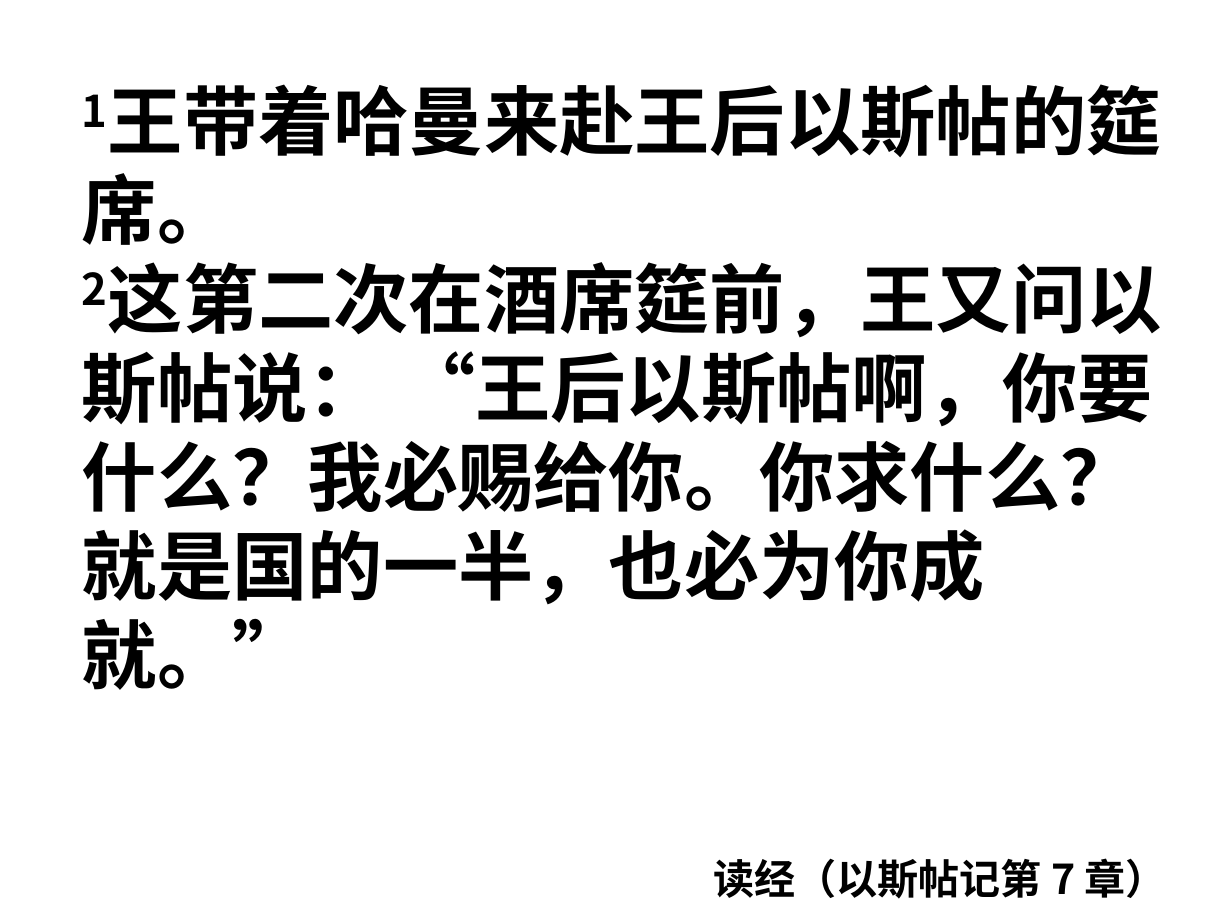
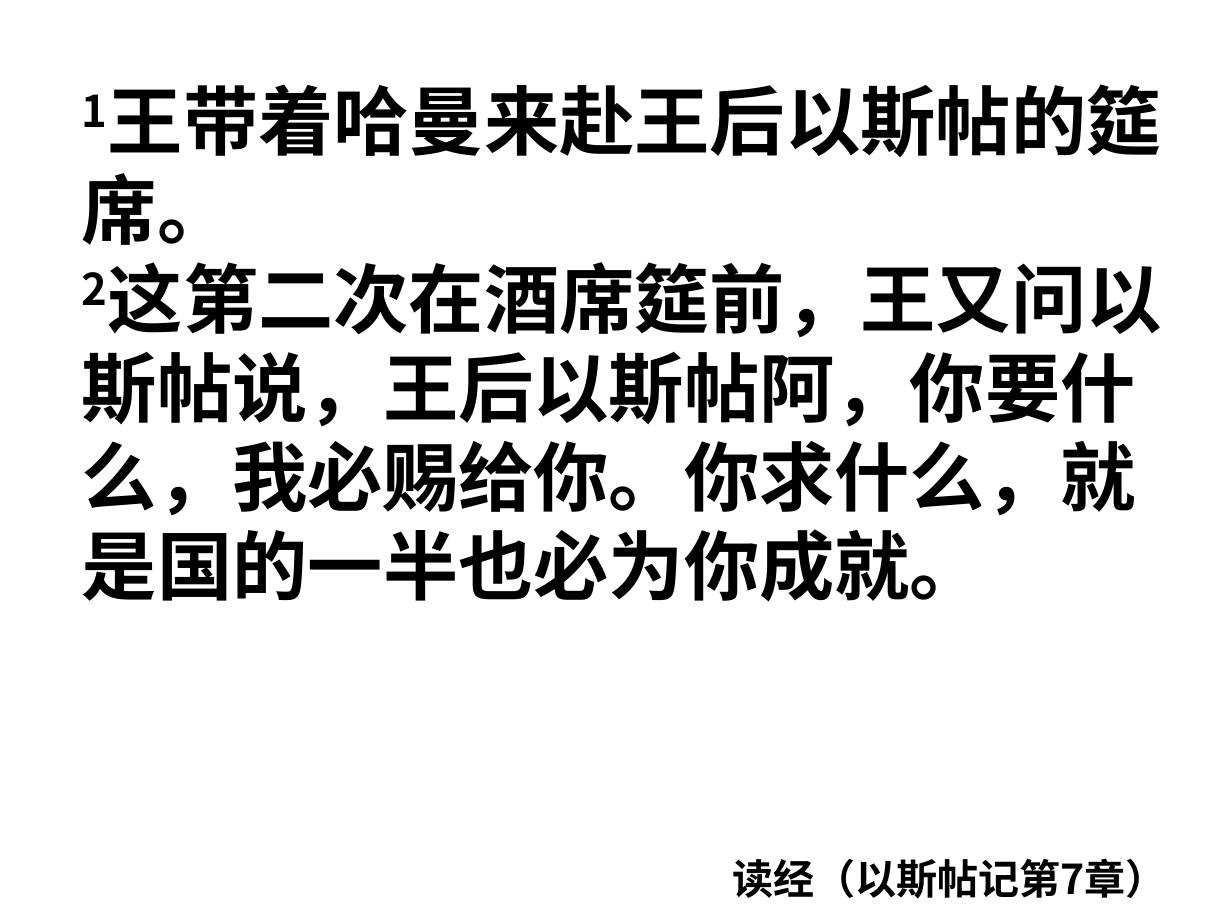
Before and after one commit to jackey-qiu/pyworship, a slide deck: slide 71 of 2023-08-16.pptx. Drawn at 1232x924 pixels with LibreOffice and Linux fonts; fonts in the diff are those of the drawing. Boxes give left, top, right and bottom in pixels: in the first picture for what was removed or moved away, otherwise in the second. Text is boxed around its words. In the diff, an @@ line names an element or a change of style, - is before the commit and + after.

```diff
--- a/2023-08-16.pptx
+++ b/2023-08-16.pptx
@@ text at (82, 262, 1162, 602): text changed @@
-2这第二次在酒席筵前，王又问以斯帖说： “王后以斯帖啊，你要什么？我必赐给你。你求什么？就是国的一半，也必为你成就。”
+2这第二次在酒席筵前，王又问以斯帖说，王后以斯帖阿，你要什么，我必赐给你。你求什么，就是国的一半也必为你成就。
@@ text at (732, 858, 1167, 899): spaces changed @@
-读经（以斯帖记第 7 章）
+读经（以斯帖记第7章）
```
Also in this commit, not shown: 8 other slides changed, 4 other files.
